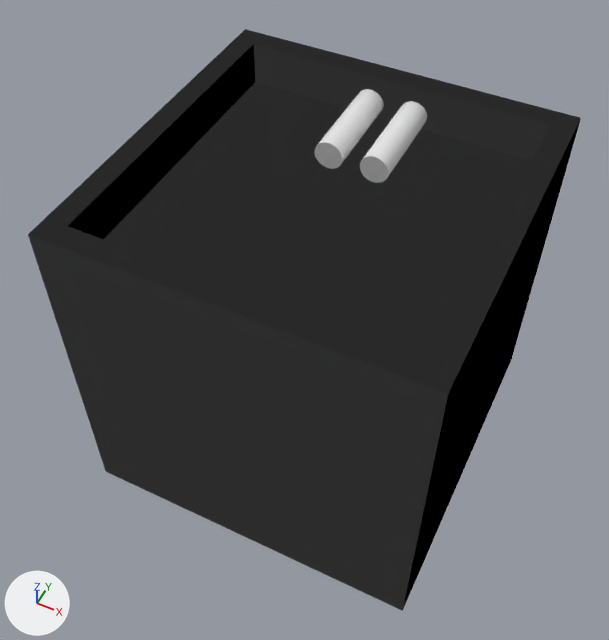
The OBJ model src/main/resources/assets/electricity/models/dc_string_cable/dc_string_cable_trench_arm.obj as it was, and as the next commit left it.
Both versions are drawn from a camera (50 mm lens) standing at (1.188, -1.984, 2.289) and looking at (0.465, -0.539, 0.483). Every picture has the same lights, and +X, +Y and +Z are marked at lower left. The older version comes first. Where no turn or scale is listed for an object, it has been applied to the vertices.

Objects in the first picture: 'bedding', 'cable'.
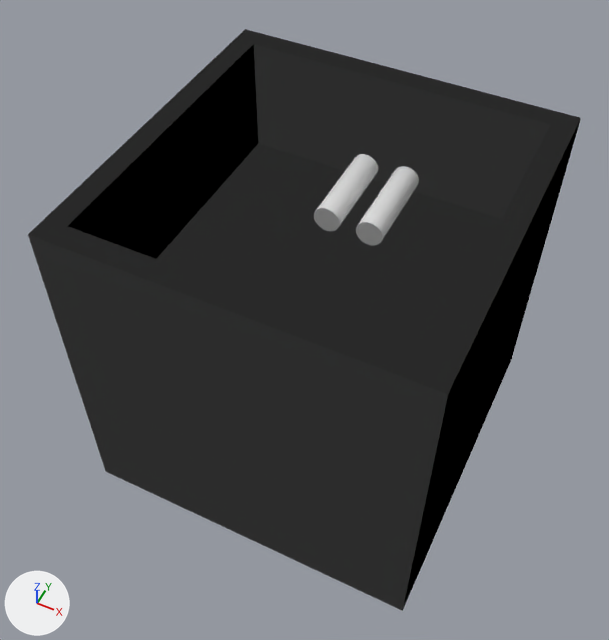
Location of each change, [x1, y1, x2, y2] in pixels of the pictures (609 x 640 px; the box of a moved part takes in the faces that stretch with it):
```json
{"object": "cable", "change": "moved", "before": [314, 89, 427, 183], "after": [314, 154, 419, 245]}
{"part": 1, "of": "me_bedding", "change": "moved or reshaped", "before": [102, 81, 430, 260], "after": [102, 81, 430, 260]}
```

The change, as JSON lines over the scene's bpy script:
```json
{"block": "me_bedding", "where": "me_bedding.from_pydata(...)  # 28 vertices, 30 faces; spans x 0.0..1.0, y -1.0..0.0, z 0.0..1.0"}
{"block": "me_bedding", "where": "# used by ob_bedding; location = (0.0, 0.0, 0.0)"}
{"block": "me_bedding", "change": "me_bedding part 1: all 12 vertices in x 0.0..1.0, y -1.0..0.0, z 0.875 are moved by (0.0, 0.0, -0.224)"}
{"block": "me_cable", "where": "# used by ob_cable; location = (0.0, 0.0, 0.0)"}
{"op": "remove", "block": "me_cable", "code": "me_cable.from_pydata(...)  # 128 vertices, 68 faces; spans x 0.394..0.606, y -0.337..-0.062, z 0.875..0.956"}
{"op": "add", "block": "me_cable", "code": "me_cable.from_pydata(...)  # 128 vertices, 68 faces; spans x 0.394..0.606, y -0.337..-0.062, z 0.651..0.733"}
{"block": "me_cable", "change": "me_cable part 2: the whole mesh is moved by (0.0, 0.0, -0.224)"}
```
